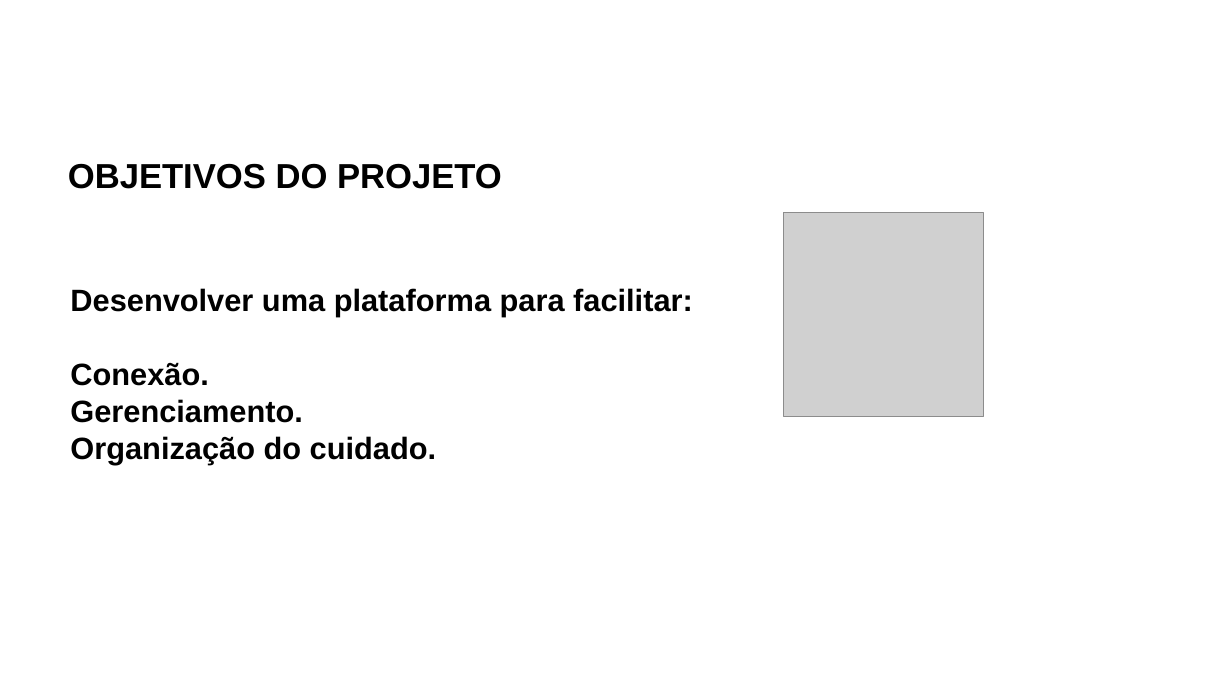
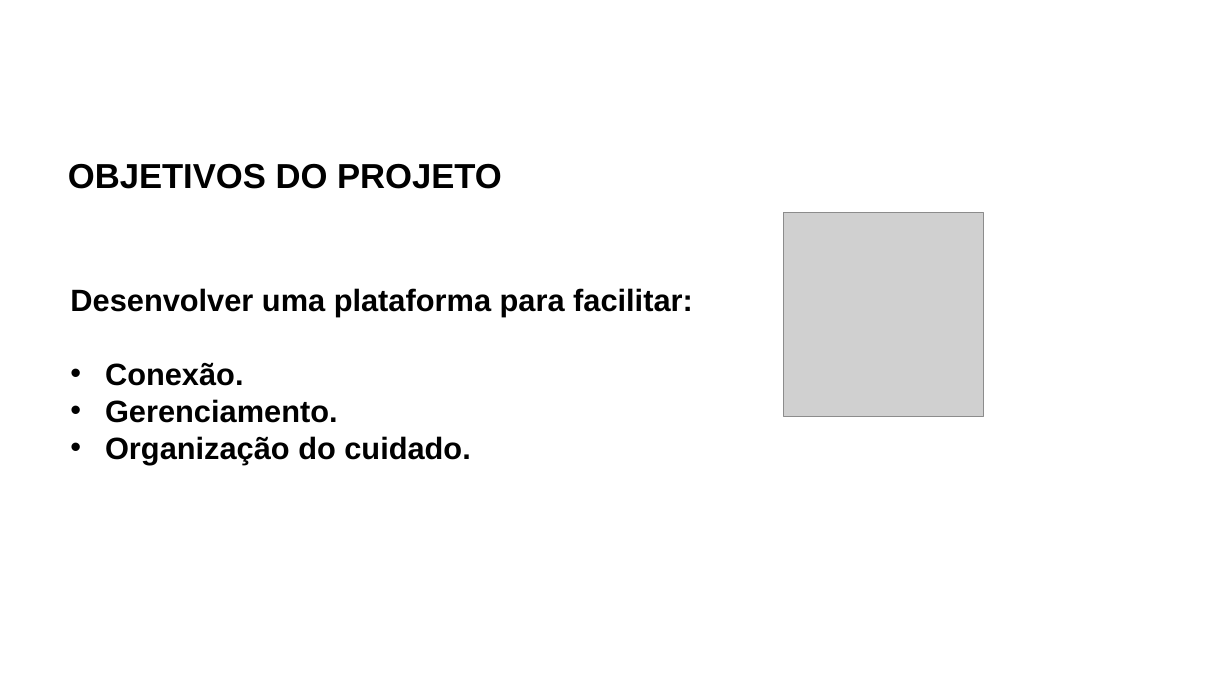
Before and after one commit to JoseAlfredo-afk/ElderConnect, a slide deck: slide 5 of Apresentacao/Faitec_2026_EldeConnect-Rev.pptx. Drawn at 1232x693 pixels with LibreOffice and Linux fonts; fonts in the diff are those of the drawing; grey boxes stand for pictures; background and template pictures are left out. Boxes give left, top, right and bottom in pixels: in the first picture for what was removed or moved away, otherwise in the second. Text is boxed around its words. In the diff, an @@ line names an element or a change of style, - is before the commit and + after.

```diff
--- a/Apresentacao/Faitec_2026_EldeConnect-Rev.pptx
+++ b/Apresentacao/Faitec_2026_EldeConnect-Rev.pptx
@@ text at [105, 362, 470, 465]: bullet none to • @@
```
Also in this commit, not shown: 8 other slides changed, 2 other files.
